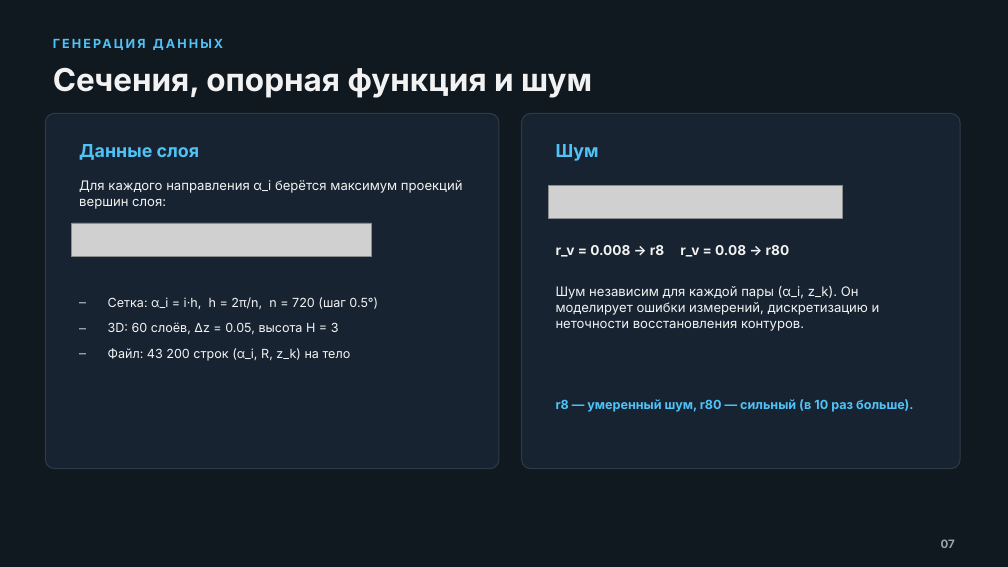
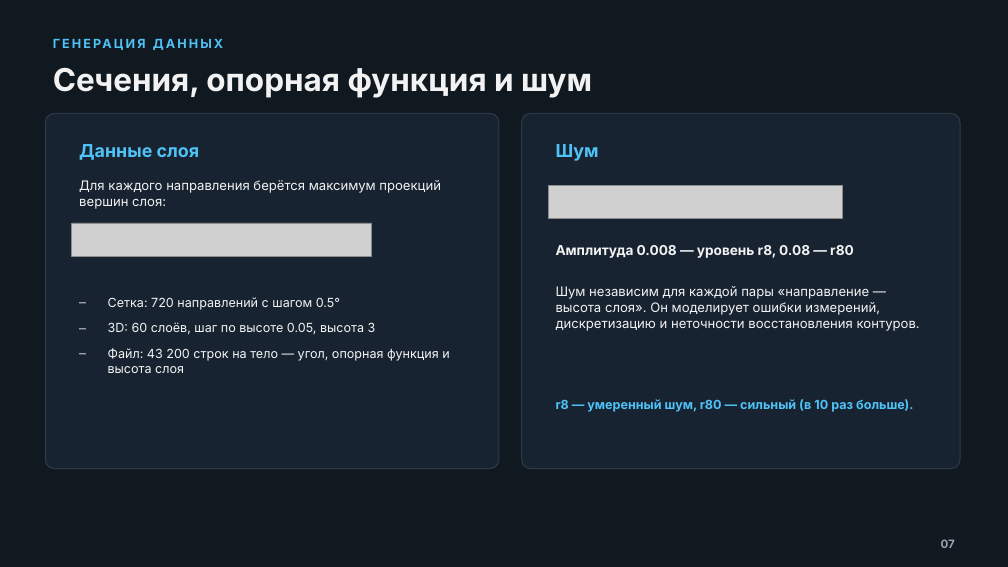
Before and after one commit to AlexQuasarStudio/Ogranka, a slide deck: slide 7 of point-cloud-3d-recovery.pptx. Drawn at 1008x567 pixels with LibreOffice and Linux fonts; fonts in the diff are those of the drawing; grey boxes stand for pictures. Boxes give left, top, right and bottom in pixels: in the first picture for what was removed or moved away, otherwise in the second. Text is boxed around its words. In the diff, an @@ line names an element or a change of style, - is before the commit and + after.

```diff
--- a/point-cloud-3d-recovery.pptx
+++ b/point-cloud-3d-recovery.pptx
@@ text at (79,180,441,209): text changed @@
-Для каждого направления α_i берётся максимум проекций вершин слоя:
+Для каждого направления берётся максимум проекций вершин слоя:
@@ text at (556,245,854,258): text changed @@
-r_v = 0.008 → r8 r_v = 0.08 → r80
+Амплитуда 0.008 — уровень r8, 0.08 — r80
@@ text at (108,297,449,373): text changed @@
-– Сетка: α_i = i·h, h = 2π/n, n = 720 (шаг 0.5°)
-– 3D: 60 слоёв, Δz = 0.05, высота H = 3
-– Файл: 43 200 строк (α_i, R, z_k) на тело
+– Сетка: 720 направлений с шагом 0.5°
+– 3D: 60 слоёв, шаг по высоте 0.05, высота 3
+– Файл: 43 200 строк на тело — угол, опорная функция и высота слоя
@@ text at (556,286,920,331): text changed @@
-Шум независим для каждой пары (α_i, z_k). Он моделирует ошибки измерений, дискретизацию и неточности восстановления контуров.
+Шум независим для каждой пары «направление — высота слоя». Он моделирует ошибки измерений, дискретизацию и неточности восстановления контуров.
```
Also in this commit, not shown: 14 other slides changed, 1 other file.
